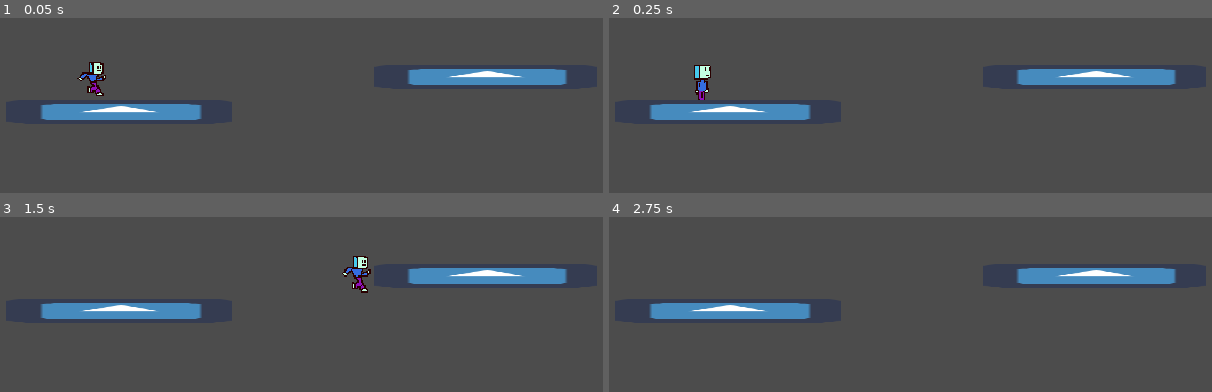
Above: before the commit, frames 1-4 (two rows, left to right).
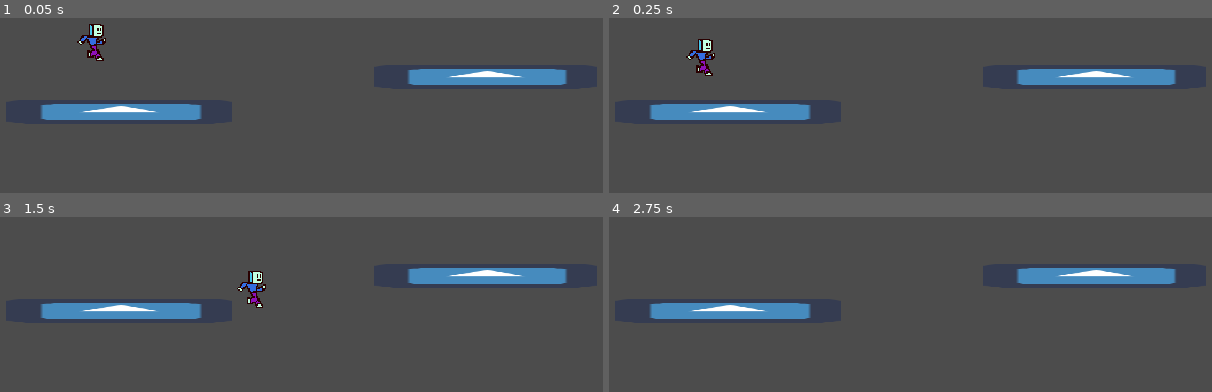
Above: after the commit, the same moments.

Repository: Ftcv/Sofrido-Re
Game: Godot game, scene res://MyProject/project/src/Levels/Playground.tscn
Same seed, same stepped clock (60 frames per second), same inputs: the game is played once before the commit and once after it. The engine's default icon, where the game draws it, is replaced by a stand-in: a white triangle on a blue panel in a dark square.
Inputs:
- Up to frame 1 (0.05 s): no input
- Up to frame 2 (0.25 s): no input
- Up to frame 3 (1.5 s): hold X (ui_xy) 0.53-1.28 s; hold Right (ui_right) from 0.53 s (still down); tap Z (ui_zb) at 0.8, 1.35 s
- Up to frame 4 (2.75 s): tap X (ui_xy) at 1.55 s; release Right (ui_right) at 2.03 s; hold Left (ui_left) from 2.03 s (still down); hold X (ui_xy) from 2.03 s (still down); tap Z (ui_zb) at 2.3 s

The runs differ from the first frame. In frame 1, 1.0% of the frame differs, in the area x 12-18%, y 3-45%; in frame 2, 0.8%; in frame 3, 1.0%, in the area x 39-62%, y 22-52%; in frame 4, nothing differs.

Commit message:
Atualizacoes diversas

Diff:
--- a/MyProject/project/assets/Animacoes/Respirando.tres
+++ b/MyProject/project/assets/Animacoes/Respirando.tres
@@ -2,6 +2,7 @@
 
 [resource]
 resource_name = "Respirando"
+length = 1.5
 loop = true
 tracks/0/type = "value"
 tracks/0/path = NodePath("Sprite:frame")
@@ -10,20 +11,8 @@
 tracks/0/imported = false
 tracks/0/enabled = true
 tracks/0/keys = {
-"times": PoolRealArray( 0 ),
-"transitions": PoolRealArray( 1 ),
+"times": PoolRealArray( 0, 0.7 ),
+"transitions": PoolRealArray( 1, 1 ),
 "update": 1,
-"values": [ 0 ]
+"values": [ 16, 17 ]
 }
-tracks/1/type = "value"
-tracks/1/path = NodePath("Sprite:scale")
-tracks/1/interp = 1
-tracks/1/loop_wrap = true
-tracks/1/imported = false
-tracks/1/enabled = true
-tracks/1/keys = {
-"times": PoolRealArray( 0.5, 0.9 ),
-"transitions": PoolRealArray( 1, 1 ),
-"update": 0,
-"values": [ Vector2( 1, 0.97 ), Vector2( 1, 1 ) ]
-}
--- a/MyProject/project/src/Entidades/Player/Player.gd
+++ b/MyProject/project/src/Entidades/Player/Player.gd
@@ -1,11 +1,11 @@
 extends KinematicBody2D
 
-var max_walk_speed
-var gravity = 150
-var jump_speed = - 100
-var acceleration  # quanto menor maior a inercia
-var friction = 0.10 # quanto menor mais o player desliza
-var has_friction = false
+var max_walk_speed = 0
+var gravity = 7
+var jump_speed = -200
+var acceleration = 0  # quanto menor maior a inercia
+var friction = 0.20 # quanto menor mais o player desliza
+var has_friction = true
 var is_alive = true
 var motion = Vector2(0,0)
 var state
@@ -13,7 +13,7 @@
 
 
 func _physics_process(delta):
-	print(max_walk_speed) #DEBUG
+	#print(max_walk_speed) #DEBUG
 #	match (state):
 #		CORRENDO:
 #			pass
@@ -35,44 +35,19 @@
 	if is_alive == true:
 
 		move_and_slide(motion, Vector2(0, -1))
-		motion.y += delta * gravity
+		motion.y += gravity
+		inertia()
+		player_input()
 
-		if is_on_floor():
-			if Input.is_action_pressed("ui_xy"):
-				max_walk_speed = 300
-				acceleration = 50
-			else:
-				max_walk_speed = 200
-				acceleration = 20
-			if Input.is_action_just_pressed("ui_zb"):
-				motion.y = jump_speed
-			if has_friction == true:
-				motion.x=lerp(motion.x,0,friction)
-		else:
-			if has_friction == true:
-				motion.x=lerp(motion.x,0,friction/2)
-		if motion.y < 0:
-			if Input.is_action_just_released("ui_zb"):
-				motion.y = motion.y/2
-
-
-		if Input.is_action_pressed("ui_left"):
-			$Sprite.flip_h = true
-			motion.x = max(motion.x-acceleration,-max_walk_speed)
-		elif Input.is_action_pressed("ui_right"):
-			$Sprite.flip_h = false
-			motion.x = min(motion.x+acceleration,max_walk_speed)
-		else:
-			has_friction = true
-			motion.x = lerp(motion.x,0,friction)
-			if abs(motion.x) < 1:
-				motion.x = 0
 	animations()
 
 func animations():
 	if is_on_floor():
 		if motion.x != 0:
-			$AnimationPlayer.play("Correndo")
+			if max_walk_speed > 100:
+				$AnimationPlayer.play("Correndo")
+			else:
+				$AnimationPlayer.play("Andando")
 		else:
 			$AnimationPlayer.play("Respirando")
 	else:
@@ -80,3 +55,38 @@
 			$AnimationPlayer.play("Pulo_subindo")
 		else:
 			$AnimationPlayer.play("Pulo_caindo")
+
+func player_input():
+	if Input.is_action_pressed("ui_left"):
+		$Sprite.flip_h = true
+		motion.x = max(motion.x-acceleration,-max_walk_speed)
+	elif Input.is_action_pressed("ui_right"):
+		$Sprite.flip_h = false
+		motion.x = min(motion.x+acceleration,max_walk_speed)
+
+	if is_on_floor():
+		if Input.is_action_just_pressed("ui_zb"):
+			motion.y = jump_speed
+		if Input.is_action_pressed("ui_xy"):
+			max_walk_speed = 150
+			acceleration = 30
+		else:
+			max_walk_speed = 100
+			acceleration = 20
+	else:
+		if motion.y < 0:
+			if Input.is_action_just_released("ui_zb"):
+				motion.y = motion.y/2
+
+
+func inertia():
+	if is_on_floor():
+		if has_friction == true:
+			motion.x=lerp(motion.x,0,friction)
+			if abs(motion.x) < 1:
+				motion.x = 0
+	else:
+		if has_friction == true:
+			motion.x=lerp(motion.x,0,friction/1.5)
+			if abs(motion.x) < 1:
+				motion.x = 0
--- a/MyProject/project/src/Entidades/Player/Player.tscn
+++ b/MyProject/project/src/Entidades/Player/Player.tscn
@@ -8,7 +8,7 @@
 extents = Vector2( 9.5, 14 )
 
 [sub_resource type="Animation" id=2]
-resource_name = "Correndo"
+resource_name = "Andando"
 length = 0.8
 loop = true
 tracks/0/type = "value"
@@ -22,6 +22,24 @@
 "transitions": PoolRealArray( 1, 1, 1, 1 ),
 "update": 1,
 "values": [ 1, 2, 3, 2 ]
+}
+
+[sub_resource type="Animation" id=6]
+resource_name = "Correndo"
+length = 0.6
+loop = true
+step = 0.05
+tracks/0/type = "value"
+tracks/0/path = NodePath("Sprite:frame")
+tracks/0/interp = 1
+tracks/0/loop_wrap = true
+tracks/0/imported = false
+tracks/0/enabled = true
+tracks/0/keys = {
+"times": PoolRealArray( 0, 0.15, 0.3, 0.45 ),
+"transitions": PoolRealArray( 1, 1, 1, 1 ),
+"update": 1,
+"values": [ 18, 19, 20, 19 ]
 }
 
 [sub_resource type="Animation" id=4]
@@ -57,24 +75,12 @@
 [sub_resource type="Animation" id=3]
 length = 0.001
 tracks/0/type = "value"
-tracks/0/path = NodePath("Sprite:scale")
+tracks/0/path = NodePath("Sprite:frame")
 tracks/0/interp = 1
 tracks/0/loop_wrap = true
 tracks/0/imported = false
 tracks/0/enabled = true
 tracks/0/keys = {
-"times": PoolRealArray( 0 ),
-"transitions": PoolRealArray( 1 ),
-"update": 0,
-"values": [ Vector2( 1, 0.9 ) ]
-}
-tracks/1/type = "value"
-tracks/1/path = NodePath("Sprite:frame")
-tracks/1/interp = 1
-tracks/1/loop_wrap = true
-tracks/1/imported = false
-tracks/1/enabled = true
-tracks/1/keys = {
 "times": PoolRealArray( 0 ),
 "transitions": PoolRealArray( 1 ),
 "update": 0,
@@ -85,18 +91,18 @@
 script = ExtResource( 2 )
 
 [node name="CollisionShape2D" type="CollisionShape2D" parent="."]
-position = Vector2( 0.5, 14 )
+position = Vector2( 0.5, -14 )
 shape = SubResource( 1 )
 
 [node name="Sprite" type="Sprite" parent="."]
-scale = Vector2( 1, 0.9 )
 texture = ExtResource( 3 )
 hframes = 6
-vframes = 3
+vframes = 6
 frame = 1
 
 [node name="AnimationPlayer" type="AnimationPlayer" parent="."]
-anims/Correndo = SubResource( 2 )
+anims/Andando = SubResource( 2 )
+anims/Correndo = SubResource( 6 )
 anims/Pulo_caindo = SubResource( 4 )
 anims/Pulo_subindo = SubResource( 5 )
 anims/RESET = SubResource( 3 )
--- a/project.godot
+++ b/project.godot
@@ -13,7 +13,7 @@
 config/name="Sofrido Re"
 config/description="Jogo feito por Ftcv"
 run/main_scene="res://MyProject/project/src/Levels/Playground.tscn"
-config/icon="res://icon.png"
+config/icon="res://playericon.png"
 
 [display]
 
Binary file changed: MyProject/project/assets/Imagens/Playersprite.png
Not shown: 1 places in MyProject/project/src/Entidades/Player/Player.tscn that only renumber resources
Binary file changed: MyProject/to_import/Playersprite.png
Binary file added: playericon.png
Not shown, added: playericon.png.import
